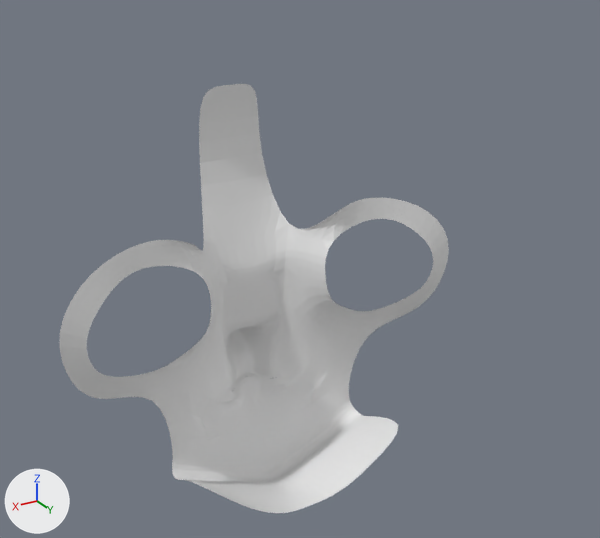
The Blender file face_ver2.blend as it was, and as the next commit left it.
Both versions are drawn from a 50 mm camera at (0.395, 0.561, 2.046) aimed at (-0.019, -0.128, 1.701). The axes (+X, +Y, +Z) are drawn at lower left. The lights are the same throughout.

Names of what the first picture shows: '평면'.
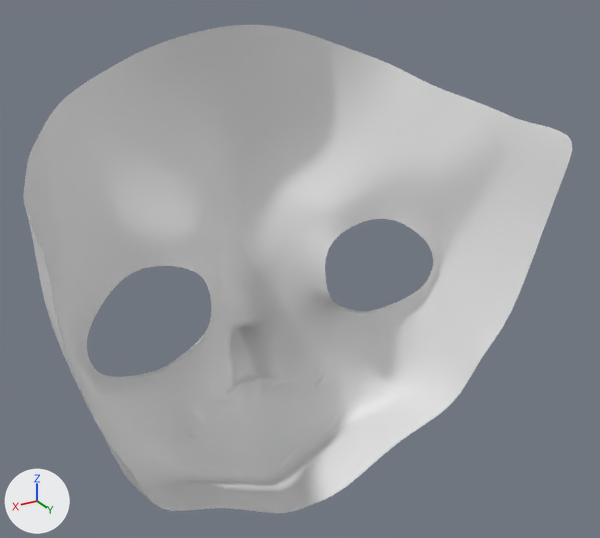
Where the change shows, as pixel boxes [x1, y1, x2, y2] in the pictures (600 x 538 px):
```json
{"object": "평면", "change": "reshaped", "before": [59, 84, 449, 513], "after": [24, 25, 572, 513], "on screen": "40% wider, 14% taller"}
{"part": 1, "of": "me_평면", "change": "built on", "before": [59, 84, 449, 513], "after": [24, 25, 572, 513]}
{"part": 2, "of": "me_평면", "change": "shading changed", "before": [60, 198, 448, 513], "after": [60, 193, 454, 513]}
```

The change, as JSON lines over the scene's bpy script:
```json
{"block": "me_평면", "where": "# used by ob_평면; location = (0.0, 0.0, 0.0); rotation_euler = (1.571, 0.0, 0.0), in degrees (90, 0, 0)"}
{"op": "remove", "block": "me_평면", "code": "me_평면.from_pydata(...)  # 104 vertices, 69 faces; spans x 0.0..0.242, y 1.41..1.881, z 0.055..0.254"}
{"op": "add", "block": "me_평면", "code": "me_평면.from_pydata(...)  # 130 vertices, 94 faces; spans x 0.0..0.273, y 1.407..1.947, z 0.002..0.266"}
{"block": "me_평면", "change": "me_평면 part 1"}
{"block": "me_평면", "change": "1 vertex is removed from x 0.132, y 1.582, z 0.17"}
{"block": "me_평면", "change": "3 faces are deleted"}
{"block": "me_평면", "change": "55 vertices move from x 0.0..0.229, y 1.41..1.881, z 0.055..0.252 to x 0.0..0.215, y 1.407..1.947, z 0.06..0.266"}
{"block": "me_평면", "change": "27 vertices are added at x 0.088..0.273, y 1.496..1.911, z 0.002..0.231"}
{"block": "me_평면", "change": "28 new faces join them"}
{"block": "me_평면", "change": "me_평면 part 2: 66 kept faces spanning x 0.0..0.242, y 1.407..1.947, z 0.06..0.266 are now shaded smooth"}
```
